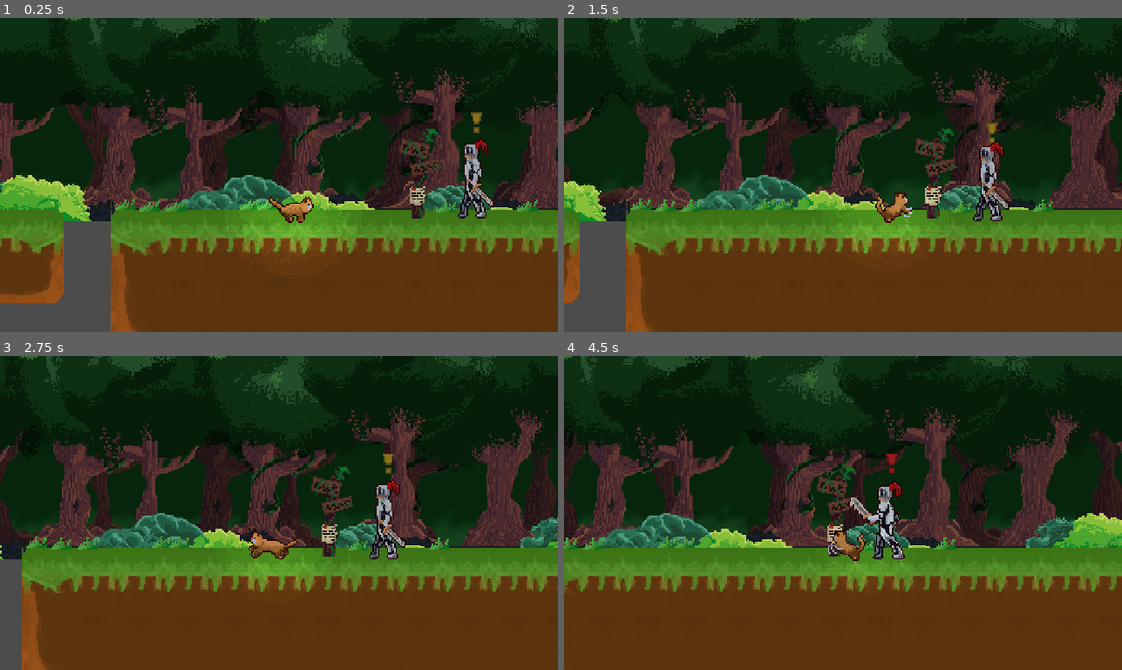
Above: before the commit, frames 1-4 (two rows, left to right).
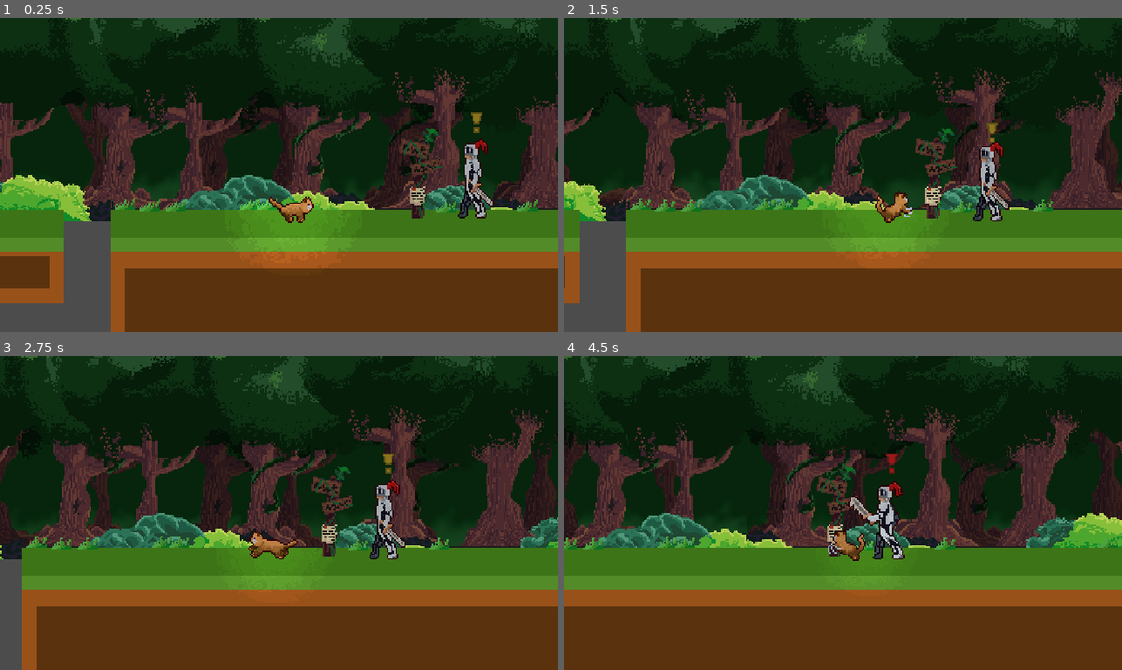
Above: after the commit, the same moments.

Repository: LuizFernandoDeMeloDias/jogo-gatinho
Game: Godot game, scene res://cenas/main.tscn
Two runs of this game, one before a commit and one after it. Both use one fixed random seed, a clock stepped at 60 frames per second and the inputs below.
Inputs (mouse positions are in pixels of both pictures, inside the frame that each line leads up to):
- Up to frame 1 (0.25 s): no input
- Up to frame 2 (1.5 s): move the mouse to (965, 159) at 0.52 s; hold Right (ui_right) from 0.53 s (still down); click (965, 159) at 0.6 s; tap Up (ui_up) at 0.77 s; move the mouse to (731, 190) at 1.27 s; click (731, 190) at 1.35 s
- Up to frame 3 (2.75 s): tap Up (ui_up) at 1.52 s; move the mouse to (334, 443) at 2.02 s; release Right (ui_right) at 2.03 s; hold Left (ui_left) from 2.03 s (still down); click (334, 443) at 2.1 s
- Up to frame 4 (4.5 s): move the mouse to (815, 575) at 2.77 s; release Left (ui_left) at 2.78 s; hold Right (ui_right) 2.78-4.28 s; click (815, 575) at 2.85 s; tap Up (ui_up) at 3.02, 3.77 s; move the mouse to (1010, 560) at 3.52 s; click (1010, 560) at 3.6 s; move the mouse to (675, 465) at 4.27 s; hold Left (ui_left) from 4.28 s (still down); click (675, 465) at 4.35 s

The runs differ from the first frame. In frame 1, 9.1% of the frame differs, in the area x 0-100%, y 40-100%; in frame 2, 9.4%; in frame 3, 9.9%; in frame 4, 10%, in the area x 0-100%, y 41-80%.

Commit message:
Organizando o Projeto

Diff:
--- a/codigos/enemy/guarda_001/texture.gd
+++ b/codigos/enemy/guarda_001/texture.gd
@@ -33,7 +33,9 @@
 			enemy.set_physics_process(true)
 
 		"Morte":
+			animation.play("respirandoMorto")
 			enemy.morrer()
+
 
 		"preparando_ataque":
 			enemy.pode_atacar = true
--- a/enemys/enemy_template.tscn
+++ b/enemys/enemy_template.tscn
@@ -7,7 +7,7 @@
 [sub_resource type="GDScript" id=1]
 script/source = "extends Area2D
 
-class_name collision_area
+
 
 onready var timer: Timer = get_node(\"Timer\")
 
--- a/enemys/guarda_001.tscn
+++ b/enemys/guarda_001.tscn
@@ -185,6 +185,22 @@
 "values": [ 8, 9, 10, 11, 12 ]
 }
 
+[sub_resource type="Animation" id=23]
+resource_name = "respirandoMorto"
+loop = true
+tracks/0/type = "value"
+tracks/0/path = NodePath("texture:frame")
+tracks/0/interp = 1
+tracks/0/loop_wrap = true
+tracks/0/imported = false
+tracks/0/enabled = true
+tracks/0/keys = {
+"times": PoolRealArray( 0, 0.1, 0.2, 0.6, 0.8 ),
+"transitions": PoolRealArray( 1, 1, 1, 1, 1 ),
+"update": 1,
+"values": [ 23, 24, 25, 24, 23 ]
+}
+
 [sub_resource type="AtlasTexture" id=12]
 atlas = ExtResource( 5 )
 region = Rect2( 0, 0, 16, 32 )
@@ -247,7 +263,7 @@
 
 [node name="texture" parent="." index="0"]
 texture = ExtResource( 2 )
-hframes = 5
+hframes = 6
 vframes = 5
 frame = 6
 script = ExtResource( 1 )
@@ -277,6 +293,7 @@
 anims/parado = SubResource( 3 )
 anims/parado_ataque = SubResource( 10 )
 anims/preparando_ataque = SubResource( 11 )
+anims/respirandoMorto = SubResource( 23 )
 
 [node name="floor_ray" parent="." index="6"]
 position = Vector2( 12, 8 )
@@ -289,6 +306,7 @@
 position = Vector2( 2, -44 )
 frames = SubResource( 22 )
 animation = "puto"
+frame = 4
 speed_scale = 2.0
 playing = true
 script = ExtResource( 6 )
Not shown: 1 places in enemys/guarda_001.tscn that only renumber resources
Binary file changed: inimigo1/guarda-Sheet-export.png
Binary file added: inimigo1/guarda-Sheet-export1.png
Not shown, added: inimigo1/guarda-Sheet-export1.png.import
Binary file added: inimigo1/guarda-Sheet-export10.png
Not shown, added: inimigo1/guarda-Sheet-export10.png.import
Binary file added: inimigo1/guarda-Sheet-export11.png
Not shown, added: inimigo1/guarda-Sheet-export11.png.import
Binary file added: inimigo1/guarda-Sheet-export12.png
Not shown, added: inimigo1/guarda-Sheet-export12.png.import
Binary file added: inimigo1/guarda-Sheet-export13.png
Not shown, added: inimigo1/guarda-Sheet-export13.png.import
(and 50 more such lines)
